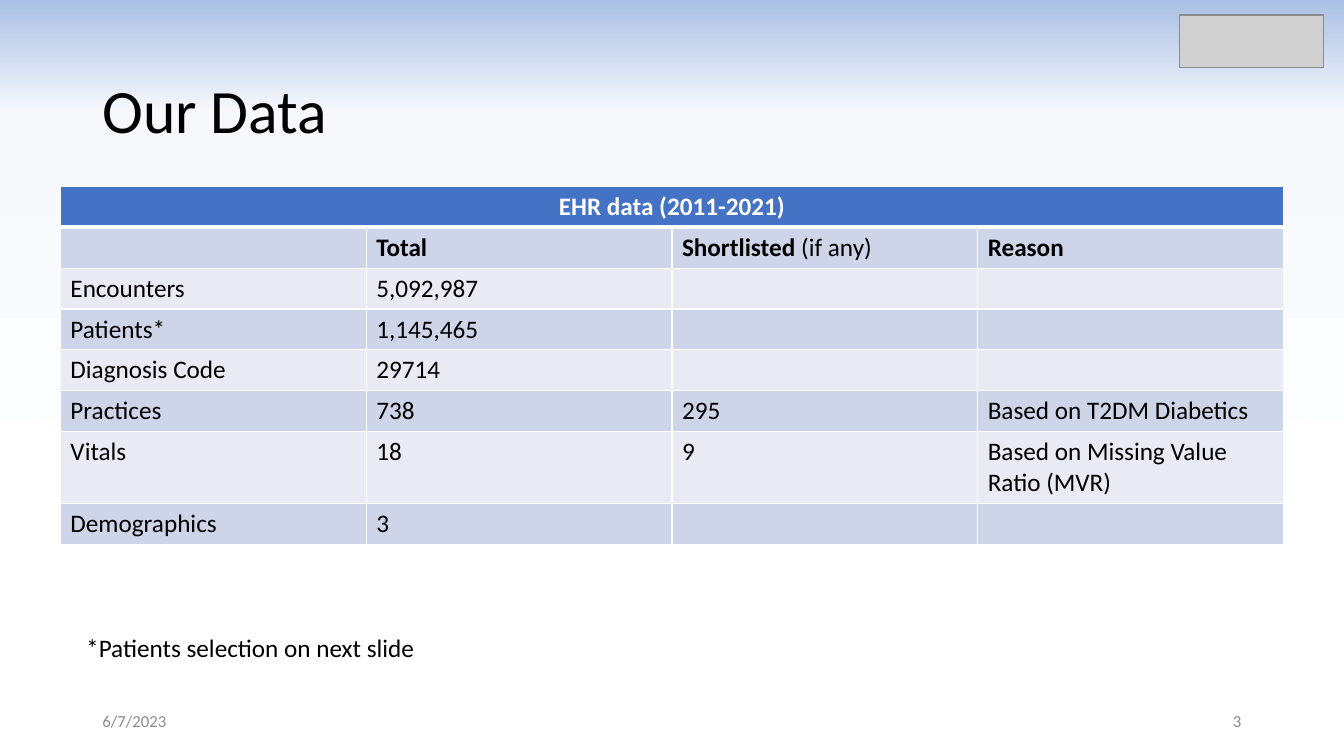
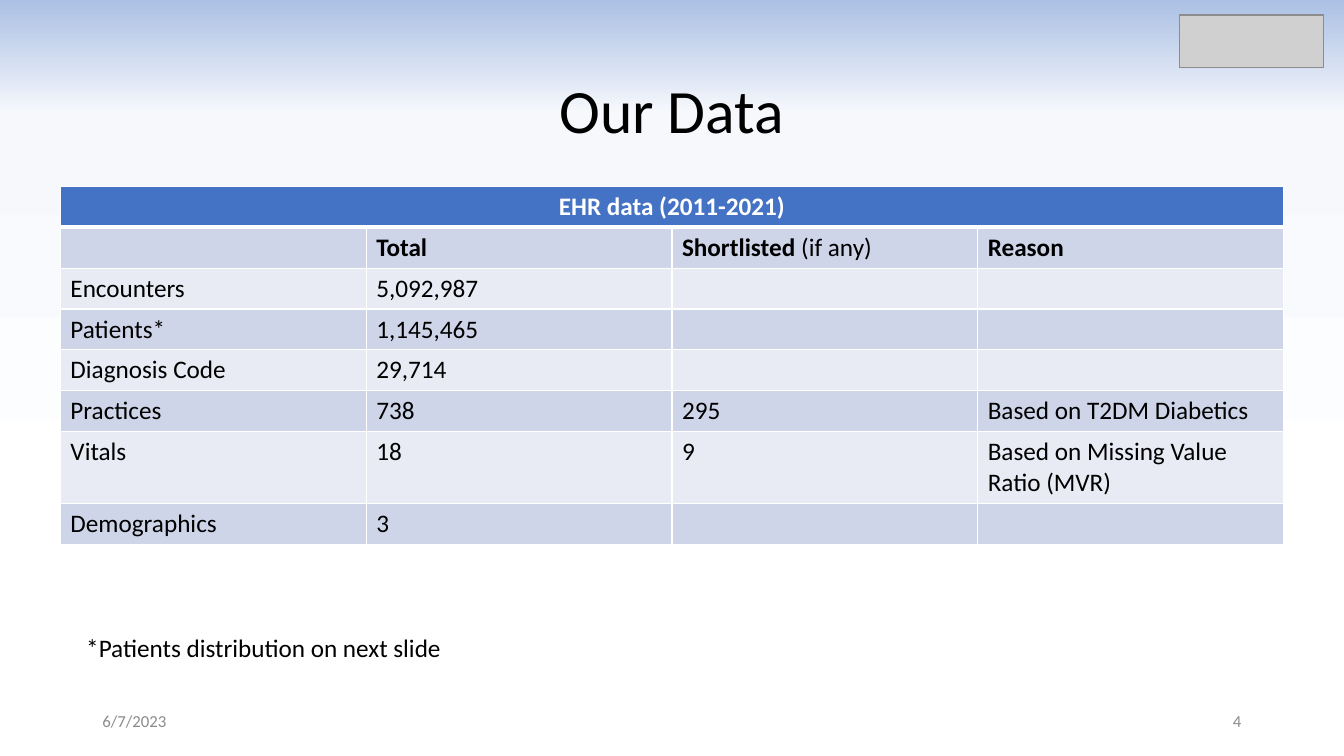
Before and after one commit to m-faisalshahid/AI, a slide deck: slide 4 of Diabetes Type 2 Prediction.pptx (slide 3 before the commit). Drawn at 1344x756 pixels with LibreOffice and Linux fonts; fonts in the diff are those of the drawing; grey boxes stand for pictures. Boxes give left, top, right and bottom in pixels: in the first picture for what was removed or moved away, otherwise in the second. Text is boxed around its words. In the diff, an @@ line names an element or a change of style, - is before the commit and + after.

```diff
--- a/Diabetes Type 2 Prediction.pptx
+++ b/Diabetes Type 2 Prediction.pptx
@@ title "Our Data" at (x1=559, y1=93, x2=784, y2=134): alignment left to centre @@
@@ table at (x1=60, y1=187, x2=1282, y2=543) @@
-row 5, column 2: 29714
+row 5, column 2: 29,714
@@ text at (x1=86, y1=639, x2=440, y2=658): text changed @@
-*Patients selection on next slide
+*Patients distribution on next slide
@@ page number at (x1=1233, y1=716, x2=1241, y2=727): text changed @@
-3
+4
```
Also in this commit, not shown: 8 other slides changed, 9 slides added, 1 slide removed.
